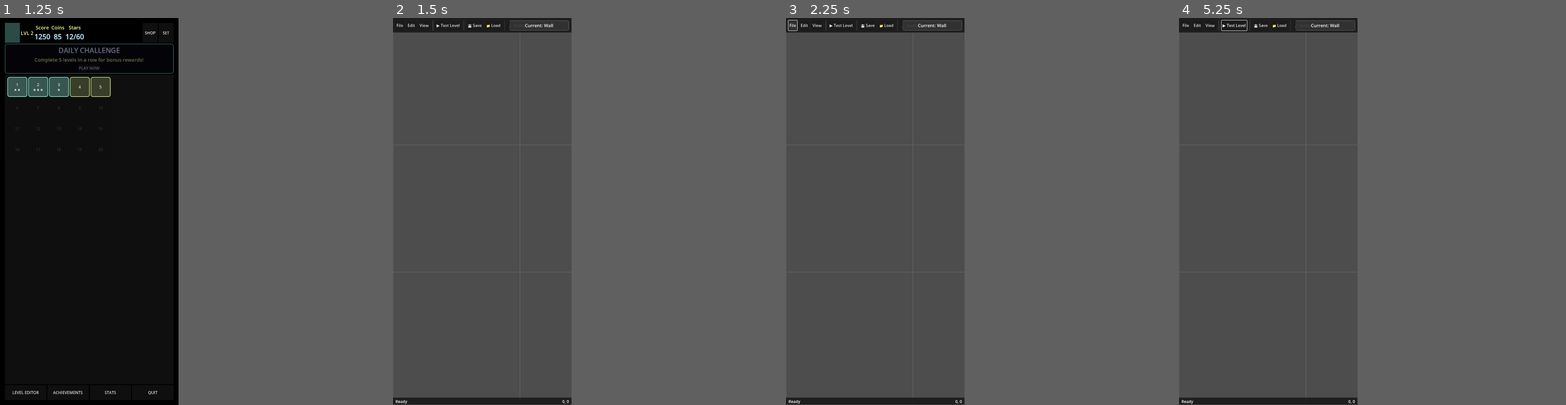
Above: before the commit, frames 1-4 (left to right).
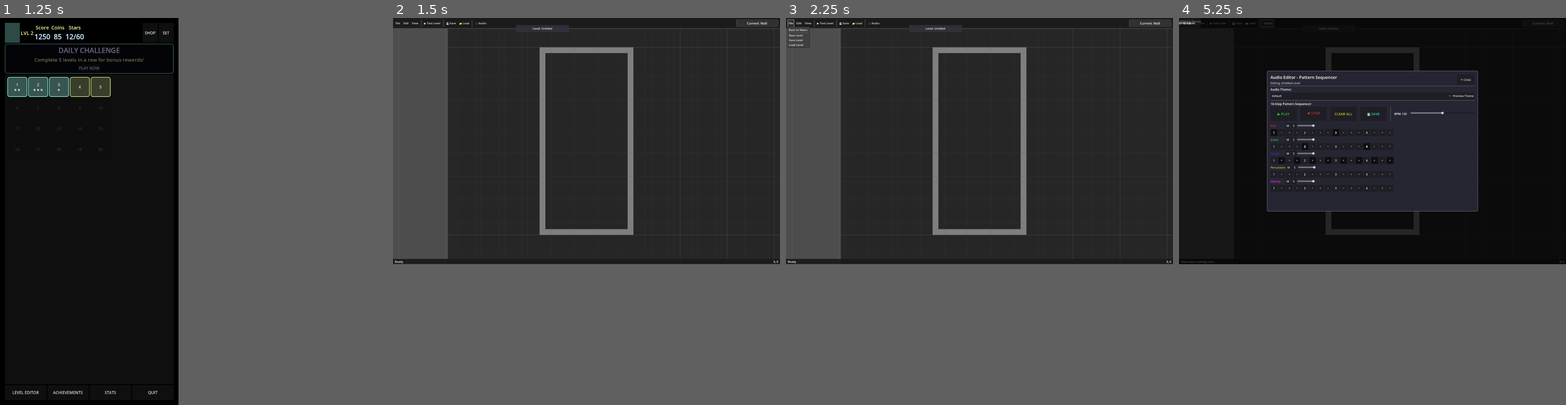
Above: after the commit, the same moments.

Repository: rubiconRiver/tomb-of-the-mask-clone
Game: Godot game, scene res://scenes/TestStart.tscn
Two runs of this game, one before a commit and one after it. Both use one fixed random seed, a clock stepped at 60 frames per second and the inputs below.
Inputs (mouse positions are in pixels of both pictures, inside the frame that each line leads up to):
- Up to frame 1 (1.25 s): tap Enter at 0.5 s; move the mouse to (127, 192) at 0.52 s; hold Right from 0.53 s (still down); hold M from 0.53 s (still down); click (127, 192) at 0.67 s
- Up to frame 2 (1.5 s): release Right at 1.25 s; release M at 1.25 s; click "LEVEL EDITOR" at 1.25 s
- Up to frame 3 (2.25 s): click "File" at 2 s
- Up to frame 4 (5.25 s): click "Edit" at 2.75 s; click "View" at 3.5 s; click "▶ Test Level" at 4.25 s; click "🎵 Audio" at 5 s
In our replay, in frame 2 the window is 369x800 before the commit and 800x509 after it. These sizes can differ from the game's own. Grey fills any space a smaller window leaves; there, only what the larger window draws over its background counts as a difference.

Frame 1 is identical in both runs. In frame 2, 22% of the frame differs, in the area x 0-100%, y 0-100%; in frame 3, 22%; in frame 4, 41%.
Error before the commit: Parse Error: Function "new_level()" not found in base self. (res://scripts/tools/LevelEditor.gd:1158)
Error after the commit: Invalid call. Nonexistent function 'has_level_to_edit' in base 'Node (LevelEditorData.gd)'. (res://scripts/tools/LevelEditor.gd:119)

Commit message:
Fix missing new_level() function in level editor
- Added new_level() function to handle File > New Level menu option
- Function clears current level and resets filename
- Updates UI status and level name display appropriately

🤖 Generated with [Claude Code](https://claude.ai/code)

Co-Authored-By: Claude <noreply@anthropic.com>

Diff:
--- a/scripts/tools/LevelEditor.gd
+++ b/scripts/tools/LevelEditor.gd
@@ -1165,6 +1165,14 @@
 	print("Returning to main menu...")
 	get_tree().change_scene_to_file("res://scenes/MainMenu.tscn")
 
+func new_level():
+	print("Creating new level...")
+	clear_level()
+	current_filename = ""
+	update_level_name_display()
+	if status_label:
+		status_label.text = "New level created | Ctrl+S to save"
+
 func _on_edit_button_pressed():
 	print("Edit menu - TODO")
 	if status_label:
